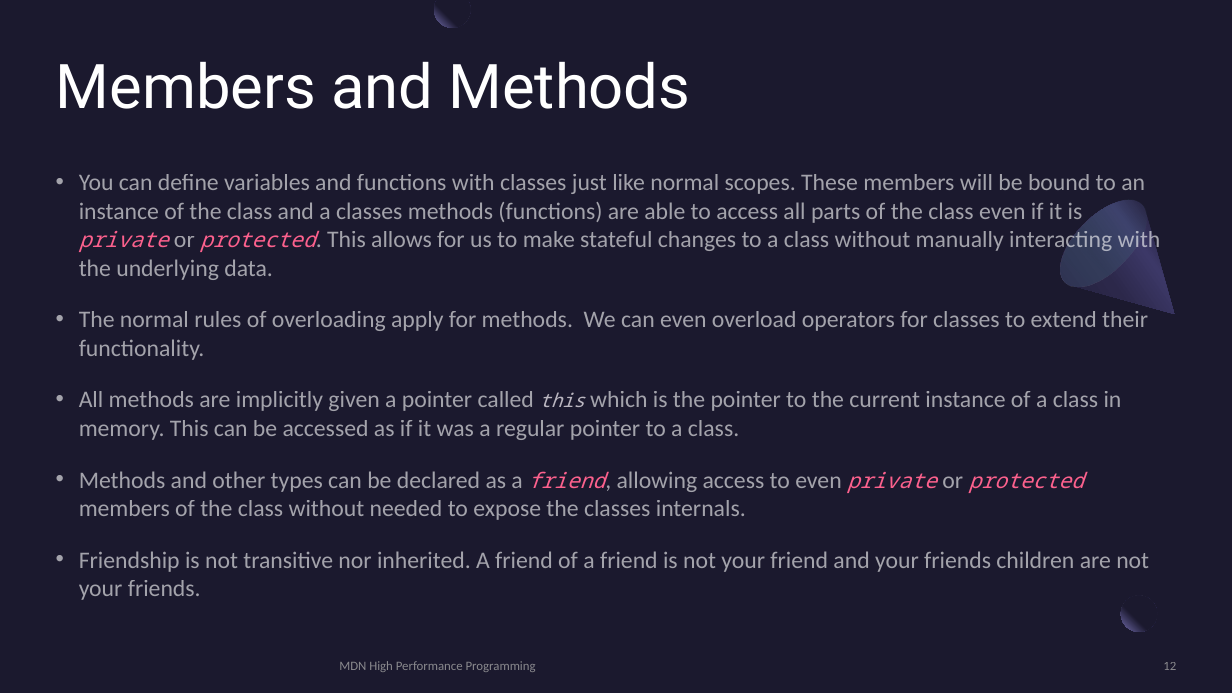
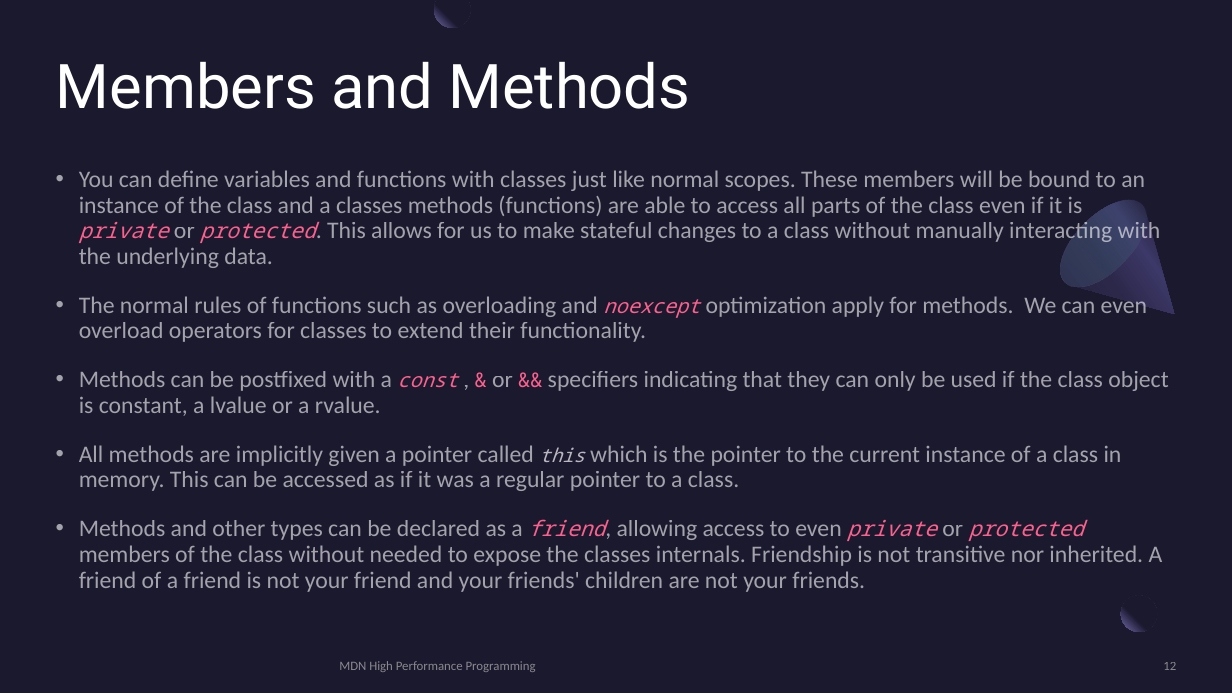
Before and after one commit to MonashDeepNeuron/HPP, a slide deck: slide 12 of content/part5/slides/hpp_part5.pptx. Drawn at 1232x693 pixels with LibreOffice and Linux fonts; fonts in the diff are those of the drawing. Boxes give left, top, right and bottom in pixels: in the first picture for what was removed or moved away, otherwise in the second. Text is boxed around its words. In the diff, an @@ line names an element or a change of style, - is before the commit and + after.

```diff
--- a/content/part5/slides/hpp_part5.pptx
+++ b/content/part5/slides/hpp_part5.pptx
@@ text at bbox=[79, 170, 1161, 491]: line spacing 1 to 0.9 @@
@@ text at bbox=[79, 296, 1168, 416]: text changed @@
-• The normal rules of overloading apply for methods. We can even overload operators for classes to extend their functionality.
+• The normal rules of functions such as overloading and noexcept optimization apply for methods. We can even overload operators for classes to extend their functionality.
+• Methods can be postfixed with a const , & or && specifiers indicating that they can only be used if the class object is constant, a lvalue or a rvalue.
@@ text at bbox=[79, 519, 1163, 592]: text changed @@
-• Methods and other types can be declared as a friend, allowing access to even private or protected members of the class without needed to expose the classes internals.
-• Friendship is not transitive nor inherited. A friend of a friend is not your friend and your friends children are not your friends.
+• Methods and other types can be declared as a friend, allowing access to even private or protected members of the class without needed to expose the classes internals. Friendship is not transitive nor inherited. A friend of a friend is not your friend and your friends' children are not your friends.
```
Also in this commit, not shown: 4 other slides changed, 24 slides added, 5 slides removed, 48 other files.
